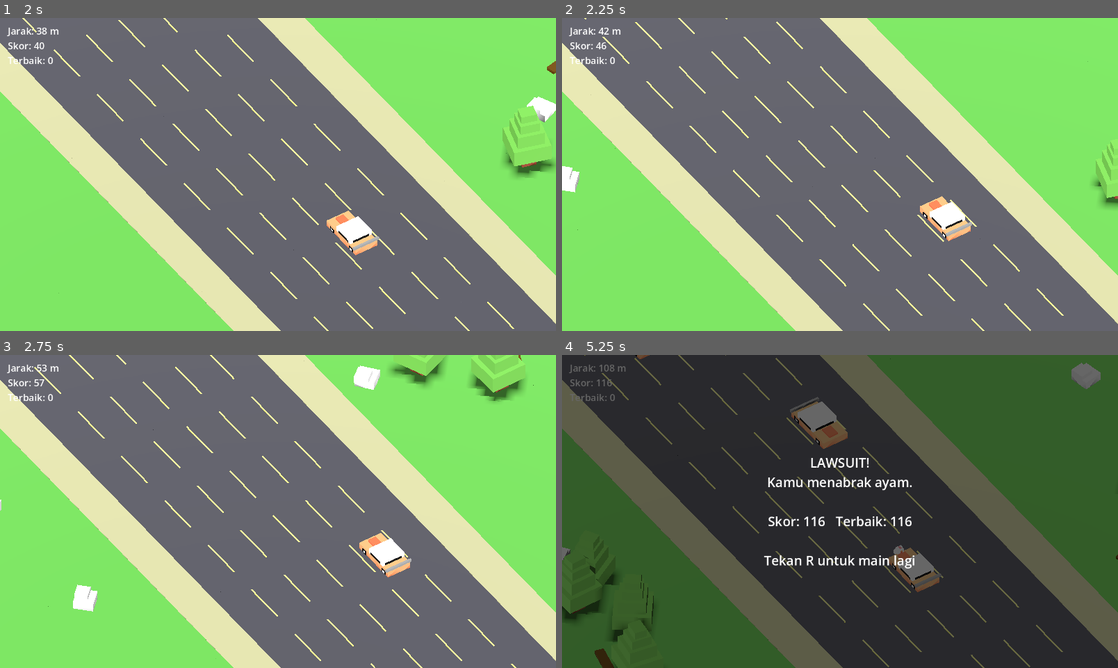
Above: before the commit, frames 1-4 (two rows, left to right).
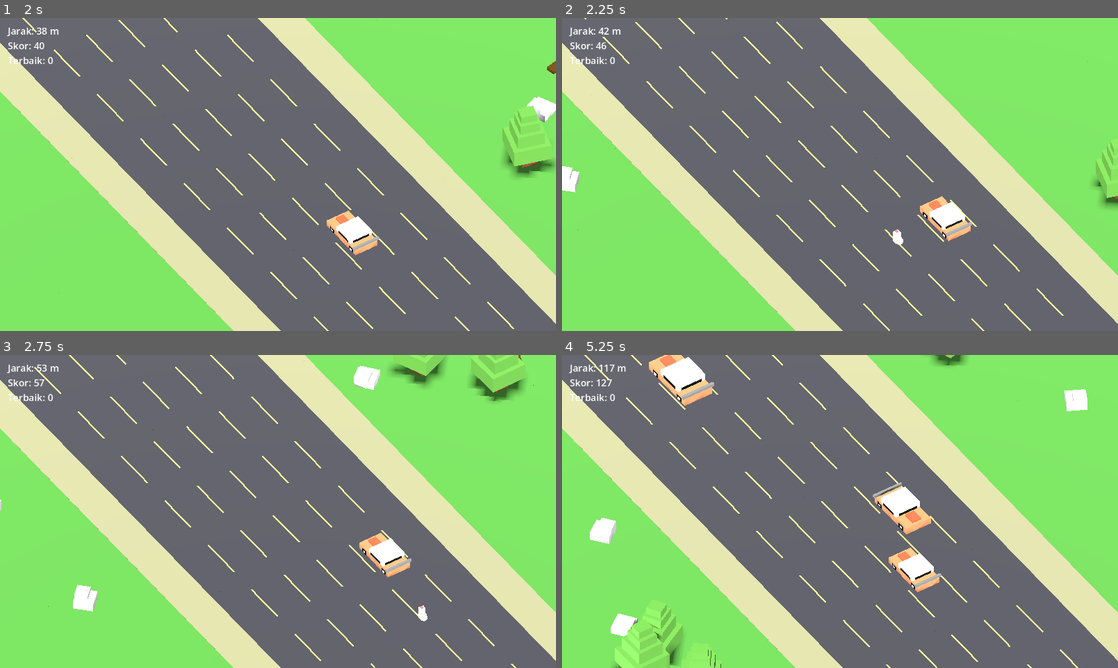
Above: after the commit, the same moments.

Repository: gmiiii/GAME-JAMM-TPLM
Game: Godot game, scene res://scenes/main.tscn
Two runs of this game, one before a commit and one after it. Both use one fixed random seed, a clock stepped at 60 frames per second and the inputs below.
Inputs:
- Up to frame 1 (2 s): tap Enter at 0.5, 1.35 s; hold D (lane_right) 0.53-1.28 s; hold W (gas) 0.53-1.28 s; tap Space at 0.77, 1.52 s; hold S (brake) from 1.28 s (still down)
- Up to frame 2 (2.25 s): release S (brake) at 2.03 s; hold D (lane_right) from 2.03 s (still down); hold W (gas) from 2.03 s (still down)
- Up to frame 3 (2.75 s): keep holding D (lane_right); keep holding W (gas)
- Up to frame 4 (5.25 s): release D (lane_right) at 2.78 s; release W (gas) at 2.78 s; hold Up 2.78-3.53 s; tap Enter at 2.85, 4.35 s; tap Space at 3.02, 3.77, 4.52 s; hold W (gas) 3.53-4.28 s; hold A (lane_left) 3.53-5.03 s; hold S (brake) from 5.03 s (still down); hold W (gas) from 5.03 s (still down)

Frame 1 is identical in both runs. In frame 2, less than 0.1% of the frame differs, in the area x 59-62%, y 67-73%; in frame 3, less than 0.1%; in frame 4, 99%, in the area x 0-100%, y 0-100%.
Error after the commit: Invalid access to property or key 'CHICKEN_FRONT_Z_MIN' on a base object of type 'Node (game_config.gd)'. (res://scripts/chicken_spawner.gd:61)

Commit message:
Add traffic-spacing, chicken-spawn and progressive-difficulty config

Diff:
--- a/autoload/game_config.gd
+++ b/autoload/game_config.gd
@@ -40,6 +40,8 @@
 const TRAFFIC_DESPAWN_Z: float = 22.0
 const TRAFFIC_OWN_SPEED_MIN: float = 4.0
 const TRAFFIC_OWN_SPEED_MAX: float = 8.0
+const TRAFFIC_MIN_GAP: float = 1.6         # jarak antre minimum antar mobil selajur
+const TRAFFIC_SPAWN_CLEAR: float = 12.0    # zona bebas di titik spawn agar tak bertumpuk
 const CARS := {
 	"family":  {"size": Vector3(2.2, 1.4, 4.4), "color": Color("e8e8e8")},
 	"formula": {"size": Vector3(2.0, 1.0, 5.0), "color": Color("d23b3b")},
@@ -60,19 +62,20 @@
 const CHICKEN_DANGER_Z: float = 3.5        # margin bahaya di sekitar mobil (untuk blokir sel)
 const CHICKEN_DESPAWN_Z: float = 24.0      # tertinggal di belakang -> hilang
 const CHICKEN_CELL_Z: float = 3.0          # ukuran sel grid arah Z
-# Posisi spawn acak: samping (bahu), depan (jauh, dlm area render), belakang pemain
-const CHICKEN_FRONT_Z_MIN: float = -75.0   # depan terjauh (masih ter-render)
-const CHICKEN_FRONT_Z_MAX: float = -38.0
-const CHICKEN_BEHIND_Z_MIN: float = 6.0
-const CHICKEN_BEHIND_Z_MAX: float = 14.0
-const CHICKEN_SIDE_Z_MIN: float = -12.0
-const CHICKEN_SIDE_Z_MAX: float = 2.0
-const CHICKEN_SPAWN_CLEAR: float = 3.0     # radius wajib bebas mobil saat spawn
+# Spawn HANYA di bahu rumput samping, di DEPAN pemain (boleh area belum ter-render).
+# Tidak pernah di belakang pemain, tidak pernah di tengah jalan.
+const CHICKEN_SPAWN_Z_NEAR: float = -3.0   # paling dekat (tetap di depan pemain)
+const CHICKEN_SPAWN_Z_FAR: float = -85.0   # paling jauh di depan (boleh belum ter-render)
 
 # --- Eskalasi kesulitan ---
-const ESCALATE_EVERY: float = 200.0    # tiap N meter, kesulitan naik 1 langkah
-const SCROLL_BONUS_PER_STEP: float = 1.5
-const CHICKEN_SPEED_BONUS_PER_STEP: float = 0.6
+const ESCALATE_EVERY: float = 150.0    # tiap N meter, kesulitan naik 1 langkah
+const SCROLL_BONUS_PER_STEP: float = 1.6
+const CHICKEN_SPEED_BONUS_PER_STEP: float = 0.7
+# Spawn makin rapat seiring kesulitan
+const DIFFICULTY_SPAWN_FACTOR: float = 0.05  # pengurangan interval spawn per step
+const DIFFICULTY_SPAWN_FLOOR: float = 0.4    # batas bawah pengali interval
+const CHICKEN_EXTRA_PER_STEPS: int = 3       # +1 ayam maksimum tiap N step
+const CHICKEN_MAX_ALIVE_CAP: int = 8         # batas atas ayam hidup bersamaan
 
 # --- Warna placeholder ---
 const COL_GRASS := Color("4a8a3a")
--- a/autoload/game_state.gd
+++ b/autoload/game_state.gd
@@ -42,3 +42,9 @@
 
 func score() -> int:
 	return int(distance) + int(time_survived) * 2
+
+
+# Pengali interval spawn: makin tinggi kesulitan, makin kecil (spawn makin rapat).
+func spawn_interval_mult() -> float:
+	return maxf(GameConfig.DIFFICULTY_SPAWN_FLOOR,
+		1.0 - escalation_step * GameConfig.DIFFICULTY_SPAWN_FACTOR)
